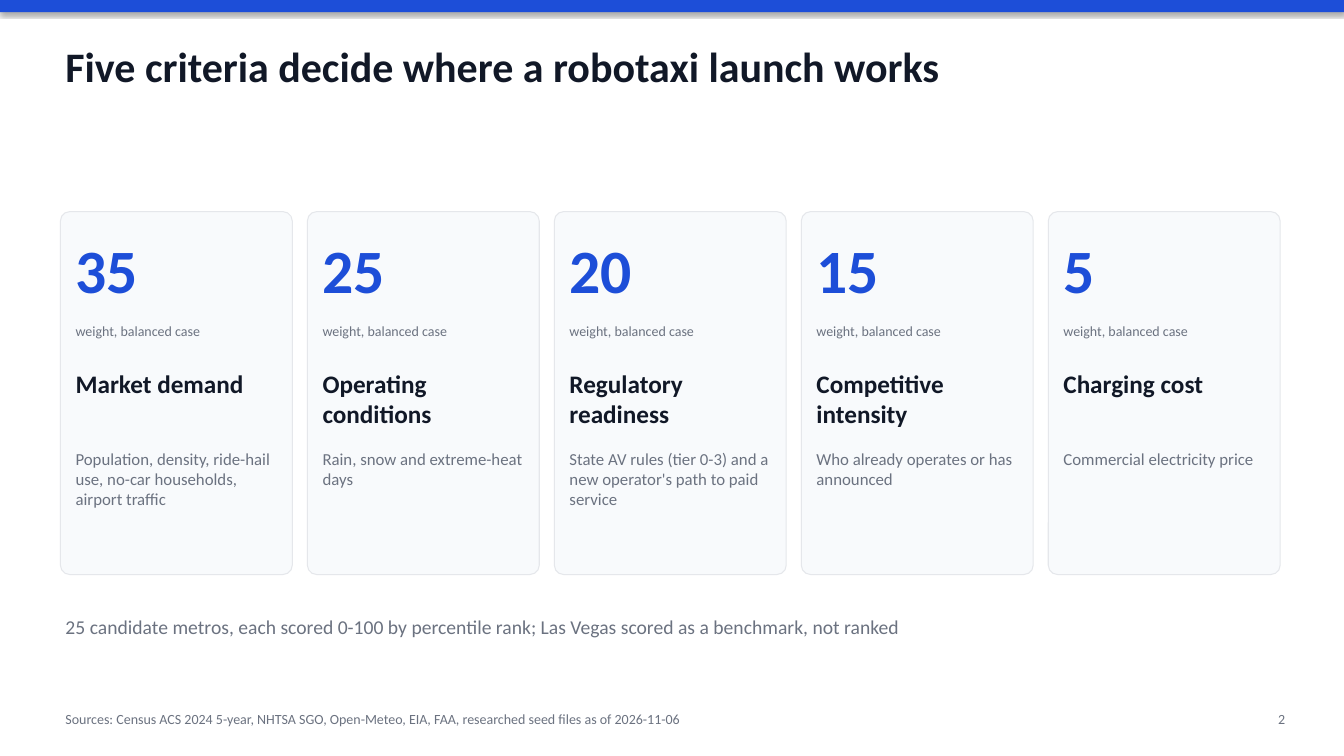
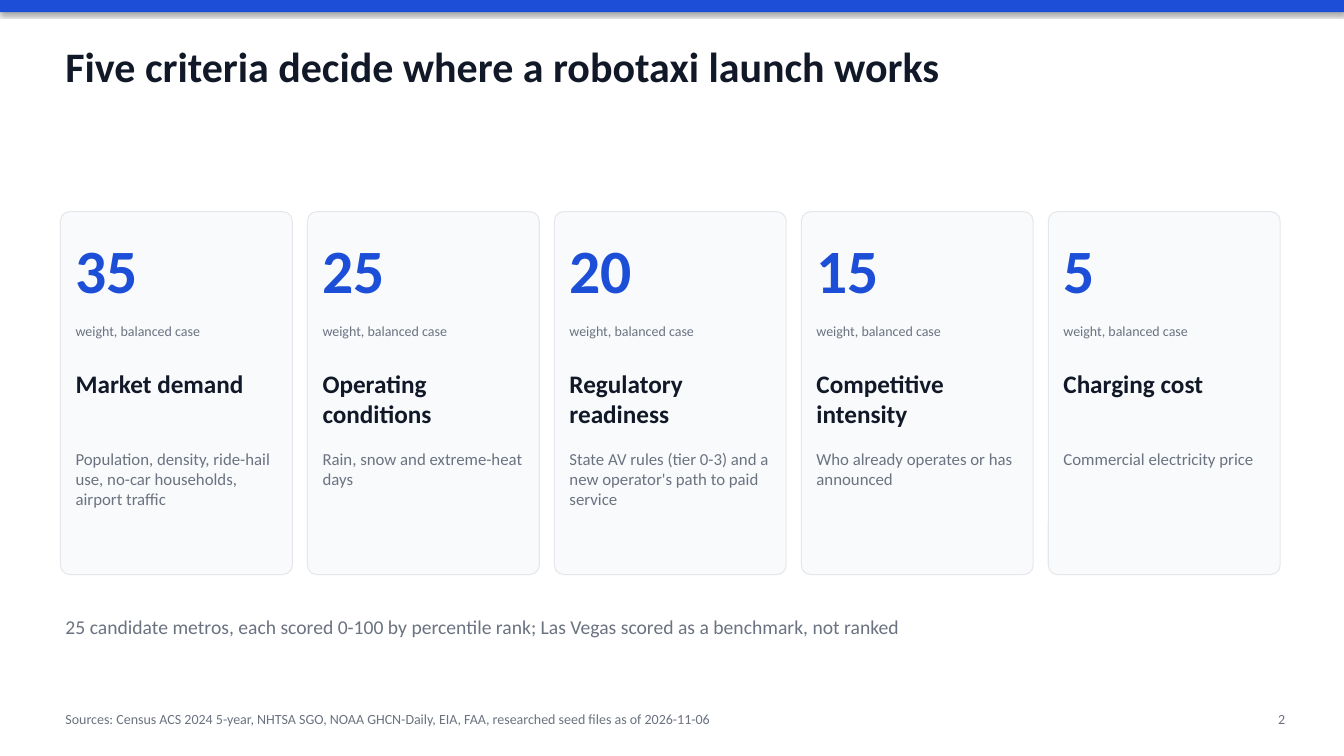
Before and after one commit to jmayank574/av-expansion-strategy, a slide deck: slide 2 of reports/deck.pptx. Drawn at 1344x756 pixels with LibreOffice and Linux fonts; fonts in the diff are those of the drawing. Boxes give left, top, right and bottom in pixels: in the first picture for what was removed or moved away, otherwise in the second. Text is boxed around its words. In the diff, an @@ line names an element or a change of style, - is before the commit and + after.

```diff
--- a/reports/deck.pptx
+++ b/reports/deck.pptx
@@ text at (65,714,710,726): text changed @@
-Sources: Census ACS 2024 5-year, NHTSA SGO, Open-Meteo, EIA, FAA, researched seed files as of 2026-11-06
+Sources: Census ACS 2024 5-year, NHTSA SGO, NOAA GHCN-Daily, EIA, FAA, researched seed files as of 2026-11-06
```
Also in this commit, not shown: 6 other slides changed, 40 other files.
